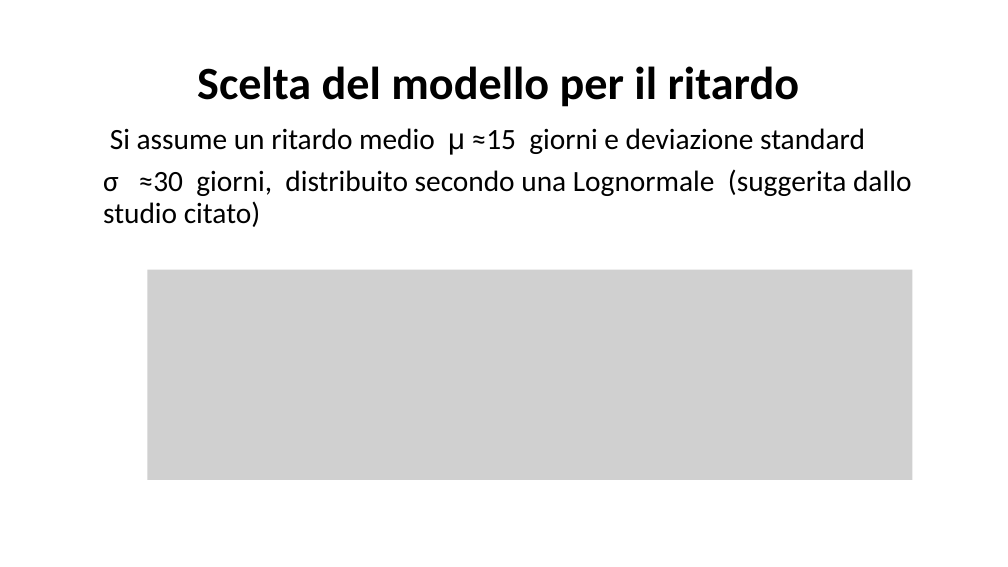
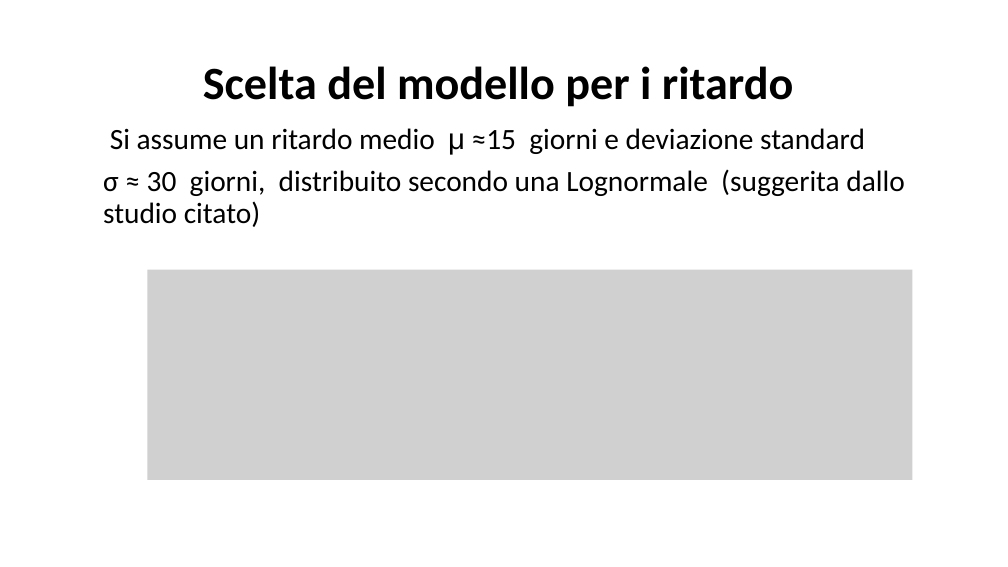
Before and after one commit to marcomonte94/Montecarlo, a slide deck: slide 37 of Slide Corso Metodi Montecarlo.pptx (slide 36 before the commit). Drawn at 1008x567 pixels with LibreOffice and Linux fonts; fonts in the diff are those of the drawing; grey boxes stand for pictures. Boxes give left, top, right and bottom in pixels: in the first picture for what was removed or moved away, otherwise in the second. Text is boxed around its words. In the diff, an @@ line names an element or a change of style, - is before the commit and + after.

```diff
--- a/Slide Corso Metodi Montecarlo.pptx
+++ b/Slide Corso Metodi Montecarlo.pptx
@@ title at bbox=[203, 66, 793, 107]: text changed @@
-Scelta del modello per il ritardo
+Scelta del modello per i ritardo
@@ text at bbox=[103, 169, 904, 227]: spaces changed @@
-σ ≈30 giorni, distribuito secondo una Lognormale (suggerita dallo studio citato)
+σ ≈ 30 giorni, distribuito secondo una Lognormale (suggerita dallo studio citato)
```
Also in this commit, not shown: 18 other slides changed, 16 slides added, 2 slides removed, 3 other files.
